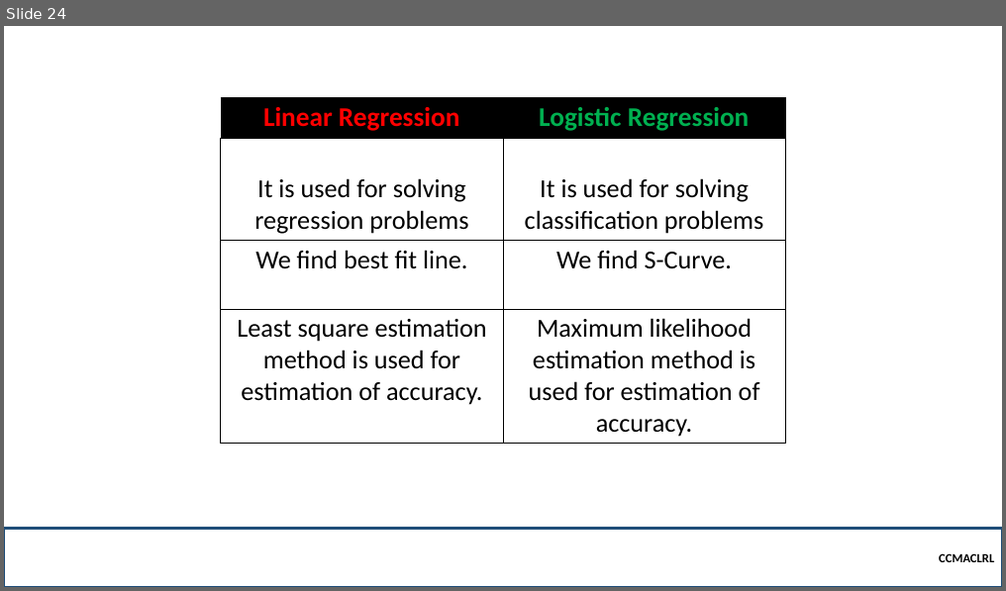
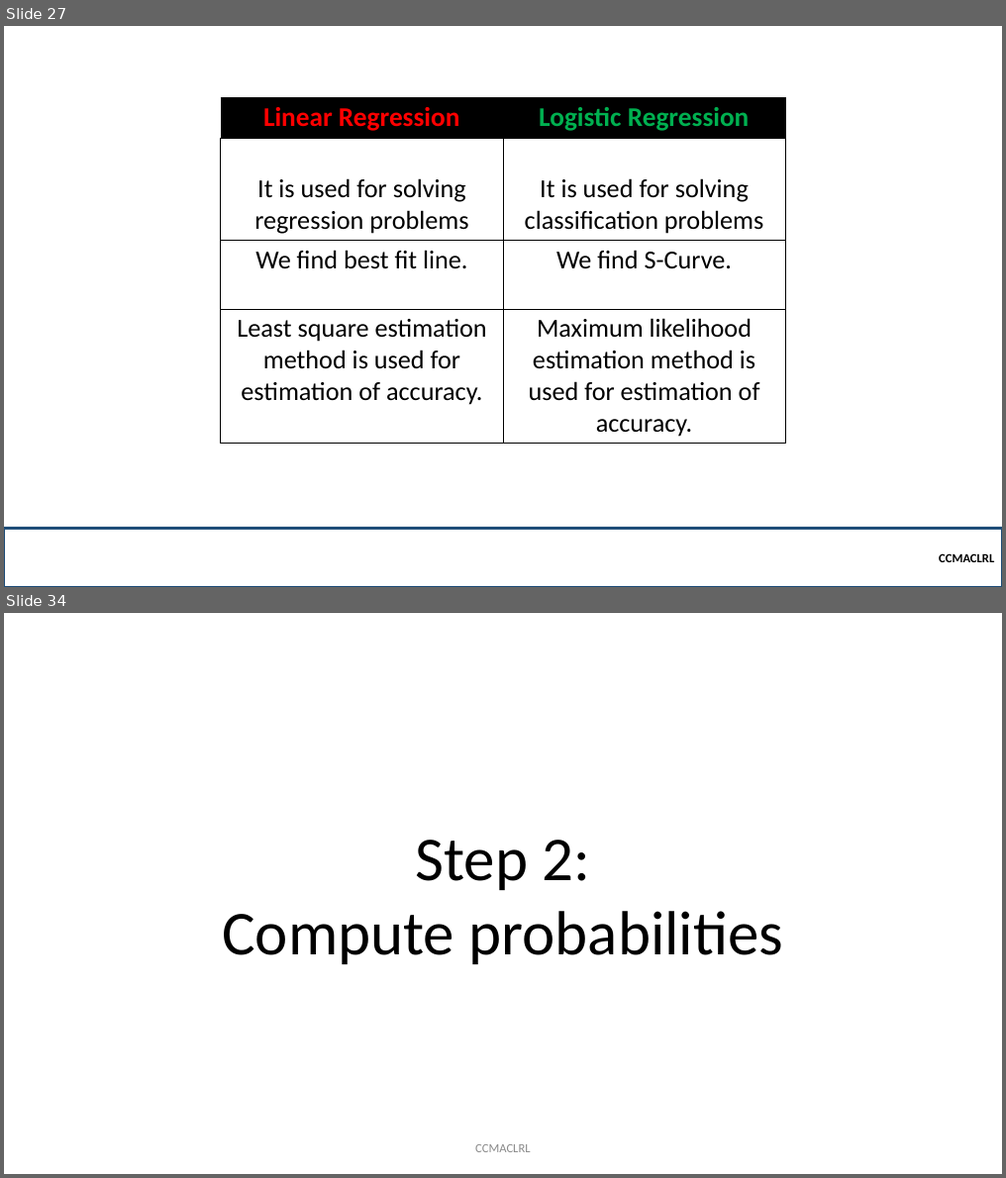
Before and after one commit to OG-CZ/CCMACLRL-EXERCISES-COM231, a slide deck: _LECTURES/5 - Logistic Regression/Introduction to Logistic Regression.pptx. Shown one above the other, each under a label of ours: slide 24 before the commit, slides 27 and 34 after it; the slides between them are not shown. The pictures are 1006x591 and 1006x1178 pixels, drawn with LibreOffice and Linux fonts; fonts in the diff are those of the drawing; background and template pictures are left out. Boxes give left, top, right and bottom in pixels: in the first picture for what was removed or moved away, otherwise in the second. Text is boxed around its words. In the diff, an @@ line names an element or a change of style, - is before the commit and + after.

Commit message:
CCMACLRL

```diff
--- a/_LECTURES/5 - Logistic Regression/Introduction to Logistic Regression.pptx
+++ b/_LECTURES/5 - Logistic Regression/Introduction to Logistic Regression.pptx
@@ slide 34 added at bbox=[4, 613, 1002, 1174], background #FFFFFF @@
@@ text added at bbox=[222, 840, 784, 964], 60 pt, text #000000 @@
+Step 2:
+Compute probabilities
@@ text added at bbox=[475, 1145, 530, 1153], 12 pt, text #8C8C8C @@
+CCMACLRL
@@ what was slide 24 is now slide 27 @@
```
Also in this commit, not shown: 10 slides changed, 34 other slides added, 46 other files.
